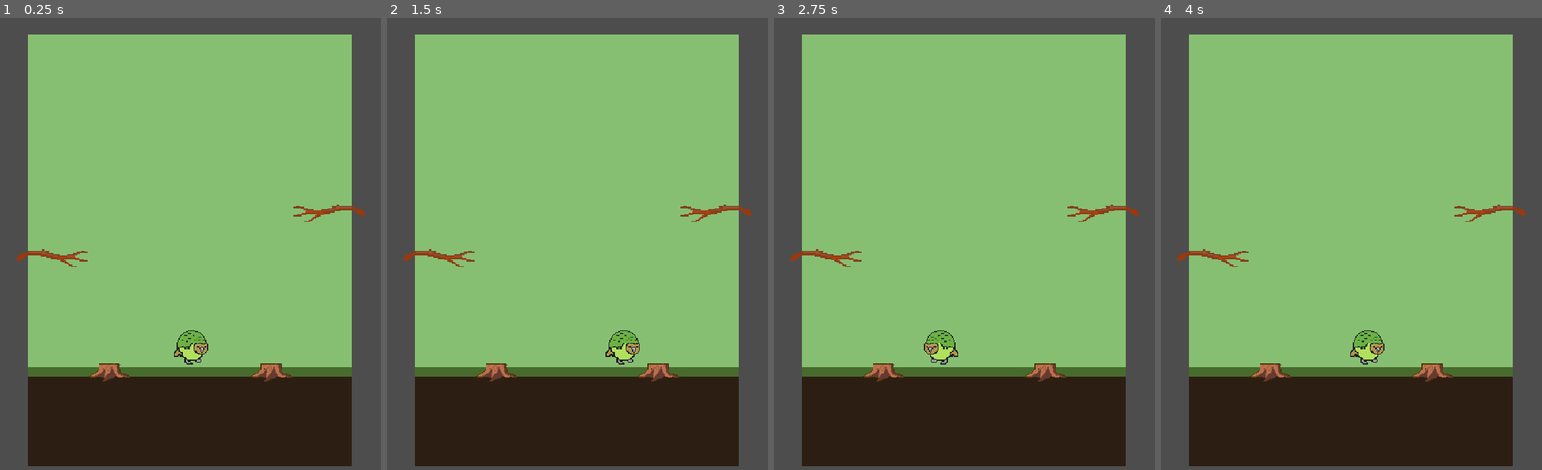
Above: before the commit, frames 1-4 (left to right).
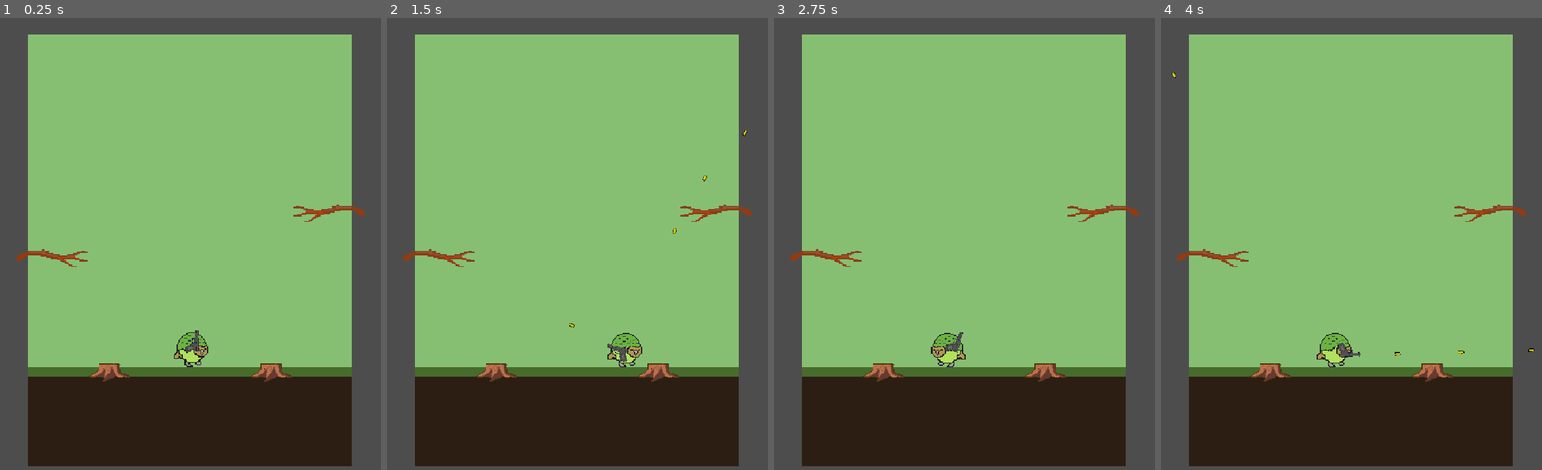
Above: after the commit, the same moments.

Repository: CCp0/Glockapo
Game: Godot game, scene res://scenes/arena.tscn
Two runs of this game, one before a commit and one after it. Both use one fixed random seed, a clock stepped at 60 frames per second and the inputs below.
Inputs (mouse positions are in pixels of both pictures, inside the frame that each line leads up to):
- Up to frame 1 (0.25 s): no input
- Up to frame 2 (1.5 s): move the mouse to (661, 244) at 0.52 s; press the mouse at (661, 244) at 0.53 s; hold D (move_right) 0.53-1.25 s; tap W (move_up) at 0.77 s; release the mouse at (661, 244) at 1.25 s; drag from (501, 293) to (558, 370) at 1.27 s
- Up to frame 3 (2.75 s): move the mouse to (1002, 158) at 2.02 s; press the mouse at (1002, 158) at 2.03 s; hold A (move_left) from 2.03 s (still down)
- Up to frame 4 (4 s): release A (move_left) at 2.75 s; release the mouse at (1389, 158) at 2.75 s; drag from (1332, 370) to (1237, 194) at 2.77 s; move the mouse to (1465, 343) at 3.52 s; press the mouse at (1465, 343) at 3.53 s; hold D (move_right) from 3.53 s (still down); tap W (move_up) at 3.77 s

The runs differ from the first frame. In frame 1, 0.3% of the frame differs, in the area x 45-55%, y 69-78%; in frame 2, 0.4%; in frame 3, 0.5%; in frame 4, 1.0%, in the area x 2-98%, y 11-78%.

Commit message:
The Bird Now Has a Gun

Diff:
--- a/autoloads/input_bridge.gd
+++ b/autoloads/input_bridge.gd
@@ -1,8 +1,15 @@
 extends Node
 
 var move_vector: Vector2 = Vector2.ZERO
+var aim_vector: Vector2 = Vector2.RIGHT
+var fire_held: bool = false
+var reload_pressed: bool = false
+
+var player: Node2D = null
 
 var _touch_move_vector: Vector2 = Vector2.ZERO
+var _touch_aim_vector: Vector2 = Vector2.ZERO
+var _touch_fire_held: bool = false
 
 
 func _process(_delta: float) -> void:
@@ -10,6 +17,22 @@
 	# Keyboard wins when active so desktop testing isn't fighting a leftover touch value.
 	move_vector = keyboard_vector if keyboard_vector != Vector2.ZERO else _touch_move_vector
 
+	if _touch_aim_vector != Vector2.ZERO:
+		aim_vector = _touch_aim_vector
+	elif player:
+		aim_vector = (player.get_global_mouse_position() - player.global_position).normalized()
+
+	fire_held = Input.is_action_pressed("fire") or _touch_fire_held
+	reload_pressed = Input.is_action_just_pressed("reload")
+
 
 func set_touch_move_vector(vector: Vector2) -> void:
 	_touch_move_vector = vector
+
+
+func set_touch_aim_vector(vector: Vector2) -> void:
+	_touch_aim_vector = vector
+
+
+func set_touch_fire_held(value: bool) -> void:
+	_touch_fire_held = value
--- a/project.godot
+++ b/project.godot
@@ -49,6 +49,16 @@
 "events": [Object(InputEventKey,"resource_local_to_scene":false,"resource_name":"","device":-1,"window_id":0,"alt_press …(190 unchanged characters)…
 ]
 }
+fire={
+"deadzone": 0.2,
+"events": [Object(InputEventMouseButton,"resource_local_to_scene":false,"resource_name":"","device":-1,"window_id":0,"alt_pressed":false,"shift_pressed":false,"ctrl_pressed":false,"meta_pressed":false,"pressed":false,"double_click":false,"button_mask":1,"position":Vector2(0, 0),"global_position":Vector2(0, 0),"factor":1.0,"button_index":1,"canceled":false,"script":null)
+]
+}
+reload={
+"deadzone": 0.2,
+"events": [Object(InputEventKey,"resource_local_to_scene":false,"resource_name":"","device":-1,"window_id":0,"alt_pressed":false,"shift_pressed":false,"ctrl_pressed":false,"meta_pressed":false,"pressed":false,"keycode":0,"physical_keycode":82,"key_label":0,"unicode":0,"location":0,"echo":false,"script":null)
+]
+}
 
 [layer_names]
 
--- a/resources/biomes/forest.tres
+++ b/resources/biomes/forest.tres
@@ -1,15 +1,12 @@
-[gd_resource type="Resource" load_steps=4 format=3]
+[gd_resource type="Resource" script_class="BiomeConfig" format=3 uid="uid://ctc7ueaxhx7tp"]
 
-[ext_resource type="Script" path="res://resources/biome_config.gd" id="1_script"]
+[ext_resource type="Script" uid="uid://dna6jaovth4ty" path="res://resources/biome_config.gd" id="1_script"]
 [ext_resource type="PackedScene" uid="uid://bt24l2jyflv0d" path="res://scenes/platforms/branch_platform.tscn" id="2_branch"]
-[ext_resource type="PackedScene" uid="uid://6ojyacxtvar12" path="res://scenes/platforms/stump_platform.tscn" id="3_stump"]
+[ext_resource type="PackedScene" uid="uid://ra0jvltdnryx" path="res://scenes/platforms/stump_platform.tscn" id="3_stump"]
 
 [resource]
 script = ExtResource("1_script")
 id = "forest"
 display_name = "Forest"
 sky_color = Color(0.53, 0.75, 0.45, 1)
-ground_color = Color(0.28, 0.42, 0.18, 1)
-ground_base_color = Color(0.18, 0.12, 0.08, 1)
 platform_scenes = Array[PackedScene]([ExtResource("2_branch"), ExtResource("3_stump")])
-flight_obstacle_scenes = Array[PackedScene]([])
--- a/scenes/arena.tscn
+++ b/scenes/arena.tscn
@@ -3,6 +3,7 @@
 [ext_resource type="Script" uid="uid://b5qqta5wsw672" path="res://scripts/arena.gd" id="1_arena_script"]
 [ext_resource type="PackedScene" uid="uid://b1xxw2d3bybh7" path="res://scenes/kakapo.tscn" id="2_kakapo"]
 [ext_resource type="PackedScene" uid="uid://jsg1flrhtt2l" path="res://scenes/ui/virtual_joystick.tscn" id="3_joystick"]
+[ext_resource type="Script" path="res://scripts/touch_fire_button.gd" id="4_fire_button_script"]
 
 [sub_resource type="RectangleShape2D" id="RectangleShape2D_ground"]
 size = Vector2(720, 220)
@@ -39,3 +40,29 @@
 
 [node name="VirtualJoystick" parent="HUD" instance=ExtResource("3_joystick")]
 layout_mode = 3
+
+[node name="AimJoystick" parent="HUD" instance=ExtResource("3_joystick")]
+layout_mode = 3
+anchors_preset = 3
+anchor_left = 1.0
+anchor_top = 1.0
+anchor_right = 1.0
+anchor_bottom = 1.0
+offset_left = -160.0
+offset_top = -160.0
+offset_right = -40.0
+offset_bottom = -40.0
+output = 1
+
+[node name="TouchFireButton" type="Button" parent="HUD"]
+anchors_preset = 3
+anchor_left = 1.0
+anchor_top = 1.0
+anchor_right = 1.0
+anchor_bottom = 1.0
+offset_left = -320.0
+offset_top = -160.0
+offset_right = -180.0
+offset_bottom = -80.0
+text = "FIRE"
+script = ExtResource("4_fire_button_script")
--- /dev/null
+++ b/scenes/bullet.tscn
@@ -0,0 +1,19 @@
+[gd_scene format=3 uid="uid://6s1hqf0xt3eh"]
+
+[ext_resource type="Script" uid="uid://bcrock4lrm2u2" path="res://scripts/bullet.gd" id="1_bullet_script"]
+[ext_resource type="Texture2D" uid="uid://cs0q38ams6bdn" path="res://assets/glock/BulletSprite.png" id="2_bullet_tex"]
+
+[sub_resource type="RectangleShape2D" id="RectangleShape2D_bullet"]
+size = Vector2(14, 7)
+
+[node name="Bullet" type="Area2D" unique_id=292319910]
+collision_layer = 8
+collision_mask = 16
+script = ExtResource("1_bullet_script")
+
+[node name="Sprite2D" type="Sprite2D" parent="." unique_id=621459299]
+texture = ExtResource("2_bullet_tex")
+
+[node name="CollisionShape2D" type="CollisionShape2D" parent="." unique_id=506528483]
+position = Vector2(1, 0.5)
+shape = SubResource("RectangleShape2D_bullet")
--- a/scenes/kakapo.tscn
+++ b/scenes/kakapo.tscn
@@ -1,20 +1,36 @@
 [gd_scene format=3 uid="uid://b1xxw2d3bybh7"]
 
-[ext_resource type="Script" path="res://scripts/kakapo.gd" id="1_kakapo_script"]
+[ext_resource type="Script" uid="uid://c1cb0fpsr7nyx" path="res://scripts/kakapo.gd" id="1_kakapo_script"]
 [ext_resource type="Texture2D" uid="uid://cs7yjjmbf2lu6" path="res://assets/kakapo/Kakapo Sprite.png" id="2_kakapo_tex"]
+[ext_resource type="Script" uid="uid://bhqm0bqo5mgkc" path="res://scripts/weapon.gd" id="3_weapon_script"]
+[ext_resource type="Texture2D" uid="uid://83wvd0fv8dc3" path="res://assets/glock/GlockSprite.png" id="4_glock_tex"]
 
 [sub_resource type="CapsuleShape2D" id="CapsuleShape2D_kakapo"]
-radius = 44.0
-height = 97.0
+radius = 38.0
+height = 76.0
 
-[node name="Kakapo" type="CharacterBody2D"]
+[node name="Kakapo" type="CharacterBody2D" unique_id=1403785188]
 collision_layer = 4
 collision_mask = 3
 script = ExtResource("1_kakapo_script")
 
-[node name="Sprite2D" type="Sprite2D" parent="."]
+[node name="Sprite2D" type="Sprite2D" parent="." unique_id=1843872170]
 scale = Vector2(2.2, 2.2)
 texture = ExtResource("2_kakapo_tex")
 
-[node name="CollisionShape2D" type="CollisionShape2D" parent="."]
+[node name="CollisionShape2D" type="CollisionShape2D" parent="." unique_id=81582896]
+position = Vector2(2, 4)
 shape = SubResource("CapsuleShape2D_kakapo")
+
+[node name="GlockMount" type="Node2D" parent="." unique_id=106555429]
+position = Vector2(10, 10)
+scale = Vector2(1.8, 1.8)
+script = ExtResource("3_weapon_script")
+
+[node name="Sprite2D" type="Sprite2D" parent="GlockMount" unique_id=1967900779]
+position = Vector2(-13.888889, 3.3333337)
+scale = Vector2(0.44097224, 0.3871528)
+texture = ExtResource("4_glock_tex")
+
+[node name="Muzzle" type="Marker2D" parent="GlockMount" unique_id=1248320866]
+position = Vector2(-28.333332, -2.777778)
--- /dev/null
+++ b/scripts/bullet.gd
@@ -0,0 +1,20 @@
+extends Area2D
+
+const SPEED := 900.0
+const LIFETIME := 1.5
+
+var direction: Vector2 = Vector2.RIGHT
+
+var _time_alive := 0.0
+
+
+func _ready() -> void:
+	rotation = direction.angle()
+
+
+func _physics_process(delta: float) -> void:
+	position += direction * SPEED * delta
+
+	_time_alive += delta
+	if _time_alive >= LIFETIME:
+		queue_free()
--- a/scripts/kakapo.gd
+++ b/scripts/kakapo.gd
@@ -1,16 +1,31 @@
 extends CharacterBody2D
 
 const SPEED := 220.0
+const ACCELERATION := 1760.0
 const GRAVITY := 1400.0
 
 @onready var sprite: Sprite2D = $Sprite2D
+@onready var glock_mount: Node2D = $GlockMount
+
+
+func _ready() -> void:
+	InputBridge.player = self
+	glock_mount.fired.connect(_on_glock_fired)
 
 
 func _physics_process(delta: float) -> void:
-	velocity.x = InputBridge.move_vector.x * SPEED
-	if not is_on_floor():
-		velocity.y += GRAVITY * delta
+	# Only clear residual downward velocity, so an upward recoil impulse from
+	# a down-shot isn't wiped out by this before it can launch the kakapo.
+	if is_on_floor() and velocity.y > 0.0:
+		velocity.y = 0.0
+	velocity.y += GRAVITY * delta
+	velocity.x = move_toward(velocity.x, InputBridge.move_vector.x * SPEED, ACCELERATION * delta)
+
 	move_and_slide()
 
-	if velocity.x != 0.0:
-		sprite.flip_h = velocity.x < 0.0
+	if InputBridge.move_vector.x != 0.0:
+		sprite.flip_h = InputBridge.move_vector.x < 0.0
+
+
+func _on_glock_fired(recoil_impulse: Vector2) -> void:
+	velocity += recoil_impulse
--- /dev/null
+++ b/scripts/touch_fire_button.gd
@@ -0,0 +1,7 @@
+extends Button
+
+
+func _ready() -> void:
+	visible = OS.has_feature("mobile")
+	button_down.connect(func() -> void: InputBridge.set_touch_fire_held(true))
+	button_up.connect(func() -> void: InputBridge.set_touch_fire_held(false))
--- a/scripts/virtual_joystick.gd
+++ b/scripts/virtual_joystick.gd
@@ -1,8 +1,12 @@
 extends Control
+
+enum Output { MOVE, AIM }
 
 const BASE_RADIUS := 60.0
 const KNOB_RADIUS := 28.0
 const MAX_KNOB_OFFSET := 50.0
+
+@export var output: Output = Output.MOVE
 
 var _touch_index: int = -1
 var _knob_offset: Vector2 = Vector2.ZERO
@@ -24,9 +28,12 @@
 			_update_knob(event.position)
 		elif not event.pressed and event.index == _touch_index:
 			_touch_index = -1
-			_knob_offset = Vector2.ZERO
-			InputBridge.set_touch_move_vector(Vector2.ZERO)
-			queue_redraw()
+			# The move stick snaps back to a stop; the aim stick holds its
+			# last direction instead of falling back to an irrelevant mouse.
+			if output == Output.MOVE:
+				_knob_offset = Vector2.ZERO
+				_report(Vector2.ZERO)
+				queue_redraw()
 	elif event is InputEventScreenDrag and event.index == _touch_index:
 		_update_knob(event.position)
 
@@ -34,5 +41,12 @@
 func _update_knob(local_position: Vector2) -> void:
 	var offset: Vector2 = local_position - size / 2.0
 	_knob_offset = offset.limit_length(MAX_KNOB_OFFSET)
-	InputBridge.set_touch_move_vector(_knob_offset / MAX_KNOB_OFFSET)
+	_report(_knob_offset / MAX_KNOB_OFFSET)
 	queue_redraw()
+
+
+func _report(vector: Vector2) -> void:
+	if output == Output.MOVE:
+		InputBridge.set_touch_move_vector(vector)
+	else:
+		InputBridge.set_touch_aim_vector(vector)
--- /dev/null
+++ b/scripts/weapon.gd
@@ -0,0 +1,60 @@
+extends Node2D
+
+signal fired(recoil_impulse: Vector2)
+
+const MAG_SIZE := 8
+const FIRE_COOLDOWN := 0.15
+const RELOAD_TIME := 1.5
+const RECOIL_STRENGTH := 200.0
+const DOWN_SHOT_RECOIL_STRENGTH := 300.0
+const DOWN_SHOT_AIM_Y := 0.7
+
+const BulletScene := preload("res://scenes/bullet.tscn")
+
+@onready var muzzle: Marker2D = $Muzzle
+
+var rounds_in_mag := MAG_SIZE
+var reloading := false
+
+var _fire_cooldown_remaining := 0.0
+var _reload_time_remaining := 0.0
+
+
+func _process(delta: float) -> void:
+	# The glock art faces left at rest, not right, so the mount needs a
+	# half-turn added on top of the aim angle to point the barrel correctly.
+	rotation = InputBridge.aim_vector.angle() + PI
+
+	_fire_cooldown_remaining = maxf(_fire_cooldown_remaining - delta, 0.0)
+
+	if reloading:
+		_reload_time_remaining -= delta
+		if _reload_time_remaining <= 0.0:
+			reloading = false
+			rounds_in_mag = MAG_SIZE
+	elif rounds_in_mag == 0 or InputBridge.reload_pressed:
+		_start_reload()
+
+	if not reloading and _fire_cooldown_remaining <= 0.0 and rounds_in_mag > 0 and InputBridge.fire_held:
+		_fire()
+
+
+func _start_reload() -> void:
+	if rounds_in_mag < MAG_SIZE:
+		reloading = true
+		_reload_time_remaining = RELOAD_TIME
+
+
+func _fire() -> void:
+	rounds_in_mag -= 1
+	_fire_cooldown_remaining = FIRE_COOLDOWN
+
+	var aim_dir: Vector2 = InputBridge.aim_vector
+
+	var bullet: Area2D = BulletScene.instantiate()
+	bullet.global_position = muzzle.global_position
+	bullet.direction = aim_dir
+	get_tree().current_scene.add_child(bullet)
+
+	var recoil_strength := DOWN_SHOT_RECOIL_STRENGTH if aim_dir.y > DOWN_SHOT_AIM_Y else RECOIL_STRENGTH
+	fired.emit(-aim_dir * recoil_strength)
Not shown, added: scripts/bullet.gd.uid
Not shown, added: scripts/touch_fire_button.gd.uid
Not shown, added: scripts/weapon.gd.uid
